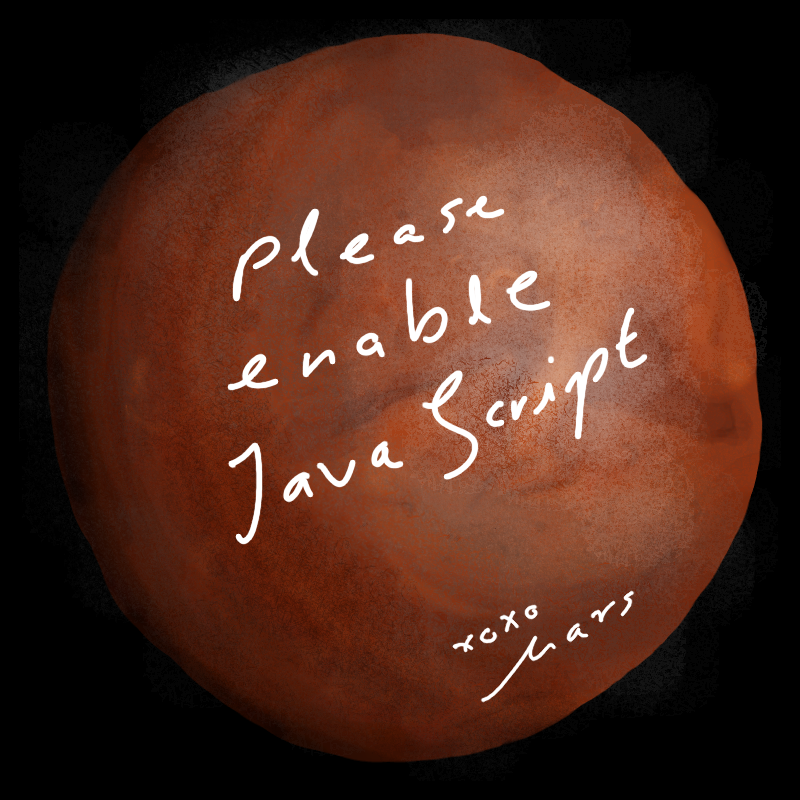
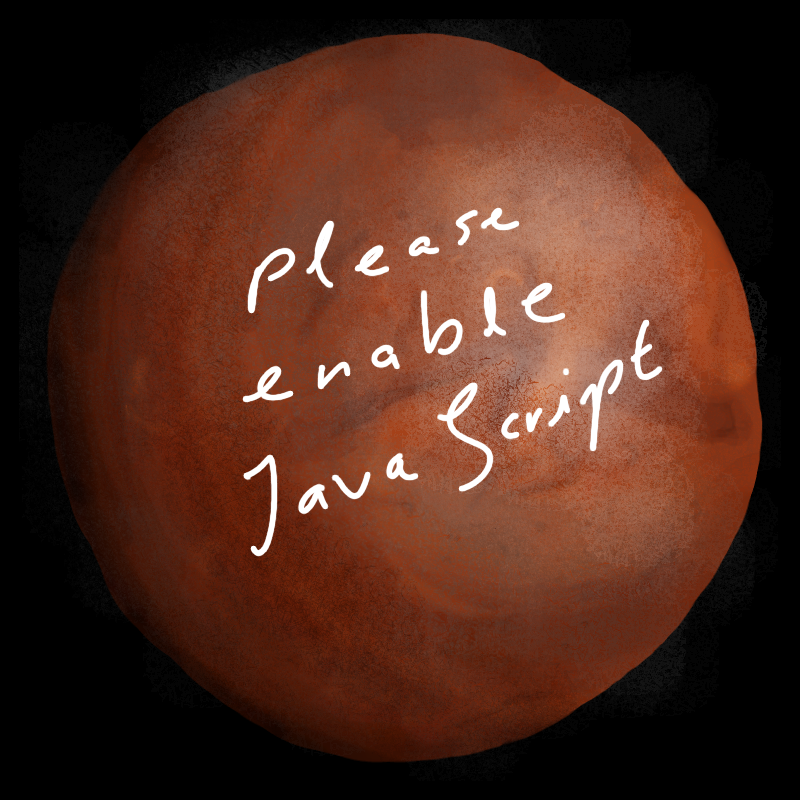
Revision of a layered (800, 800) image; what changed, layer by layer:
painted on "Words" over [227, 195, 663, 703]
